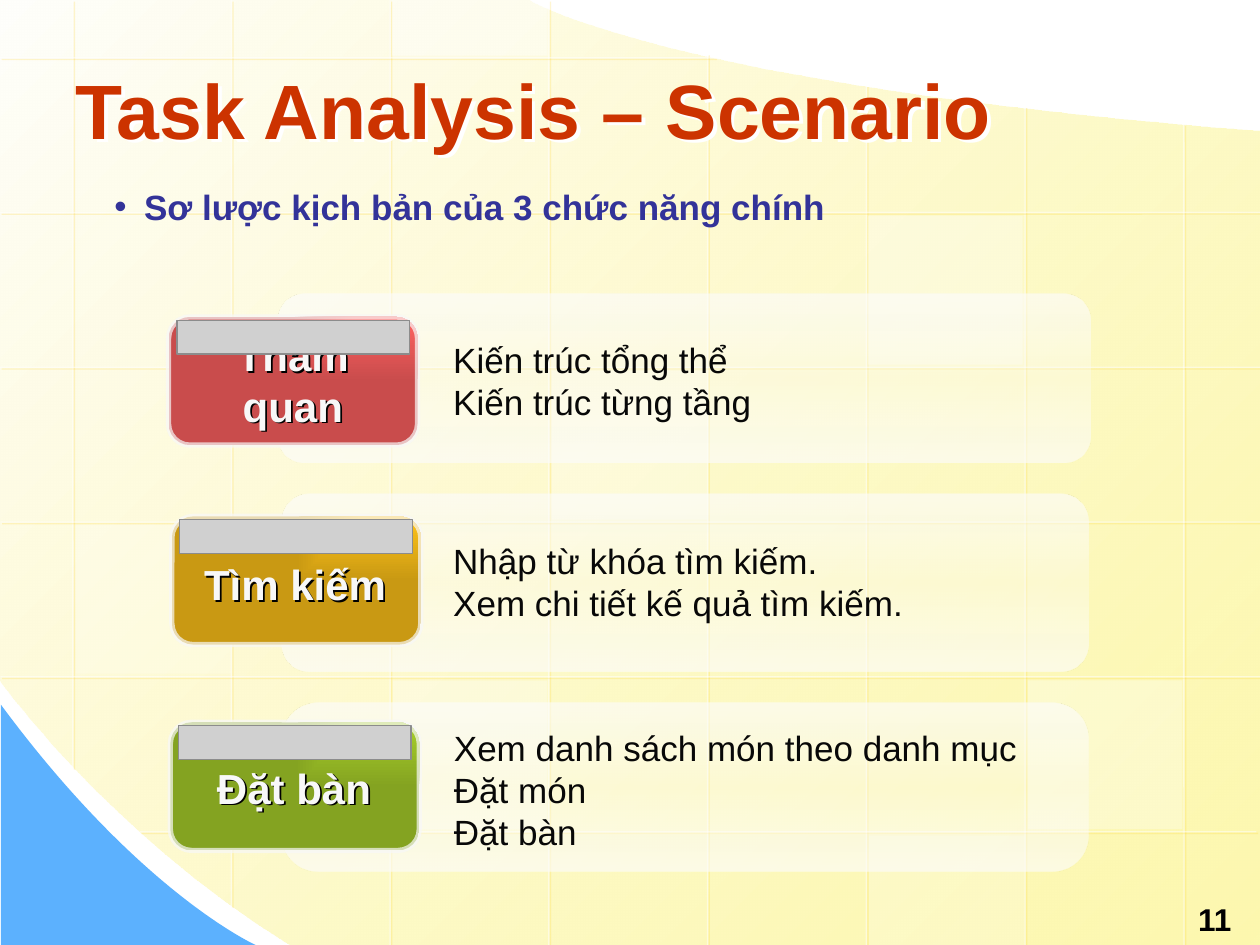
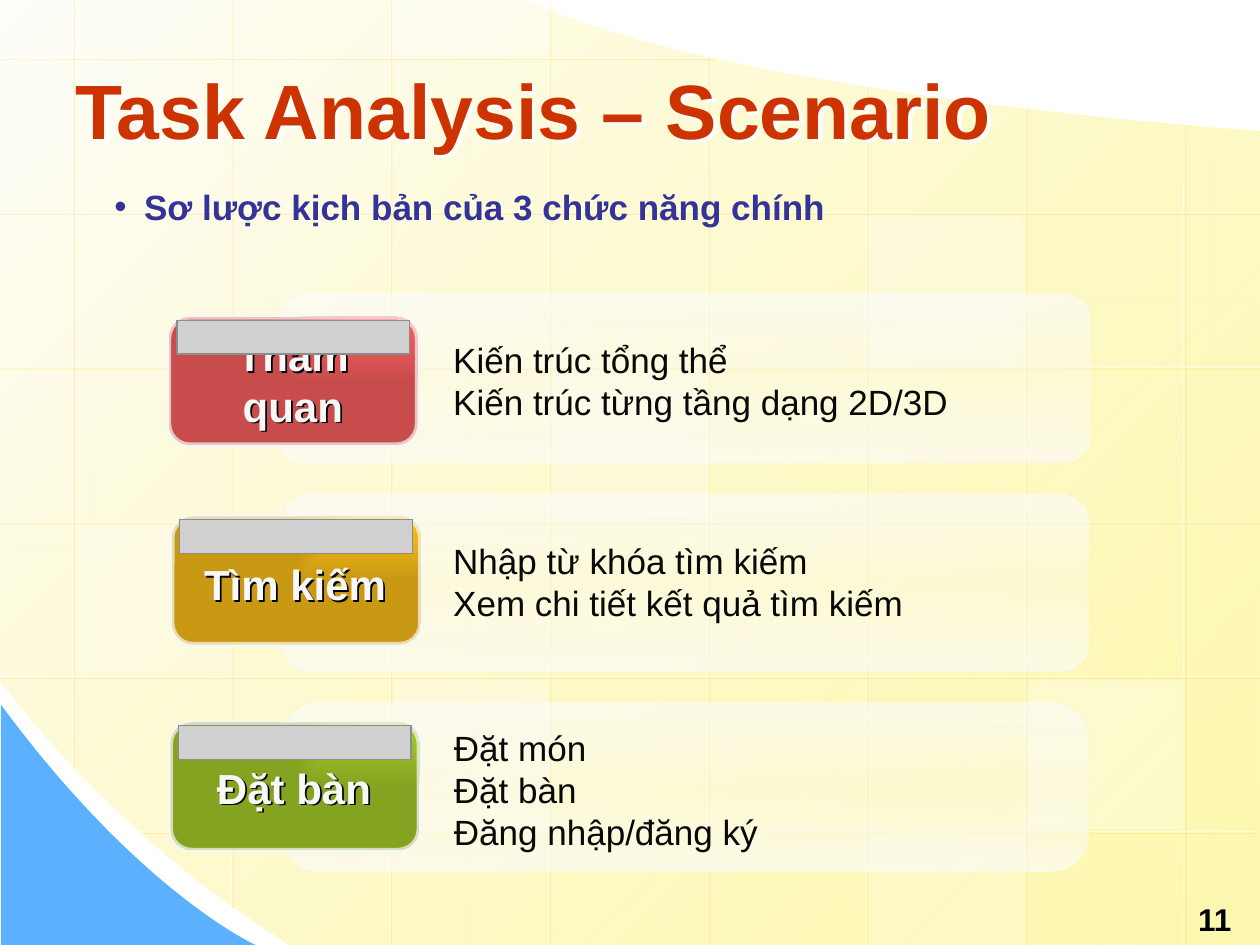
Before and after one commit to wycon/tkgd2008, a slide deck: slide 11 of PA4/4. Slide/WARM.pptx. Drawn at 1260x945 pixels with LibreOffice and Linux fonts; fonts in the diff are those of the drawing; grey boxes stand for pictures; background and template pictures are left out. Boxes give left, top, right and bottom in pixels: in the first picture for what was removed or moved away, otherwise in the second. Text is boxed around its words. In the diff, an @@ line names an element or a change of style, - is before the commit and + after.

```diff
--- a/PA4/4. Slide/WARM.pptx
+++ b/PA4/4. Slide/WARM.pptx
@@ text at (x1=453, y1=388, x2=947, y2=422): text changed @@
-Kiến trúc từng tầng
+Kiến trúc từng tầng dạng 2D/3D
@@ text at (x1=453, y1=547, x2=903, y2=623): text changed @@
-Nhập từ khóa tìm kiếm.
-Xem chi tiết kế quả tìm kiếm.
+Nhập từ khóa tìm kiếm
+Xem chi tiết kết quả tìm kiếm
@@ text at (x1=454, y1=735, x2=1016, y2=767): paragraph removed @@
-Xem danh sách món theo danh mục
@@ text at (x1=454, y1=819, x2=758, y2=852): paragraph added @@
+Đăng nhập/đăng ký
```
Also in this commit, not shown: 4 other slides changed, 1 other file.
